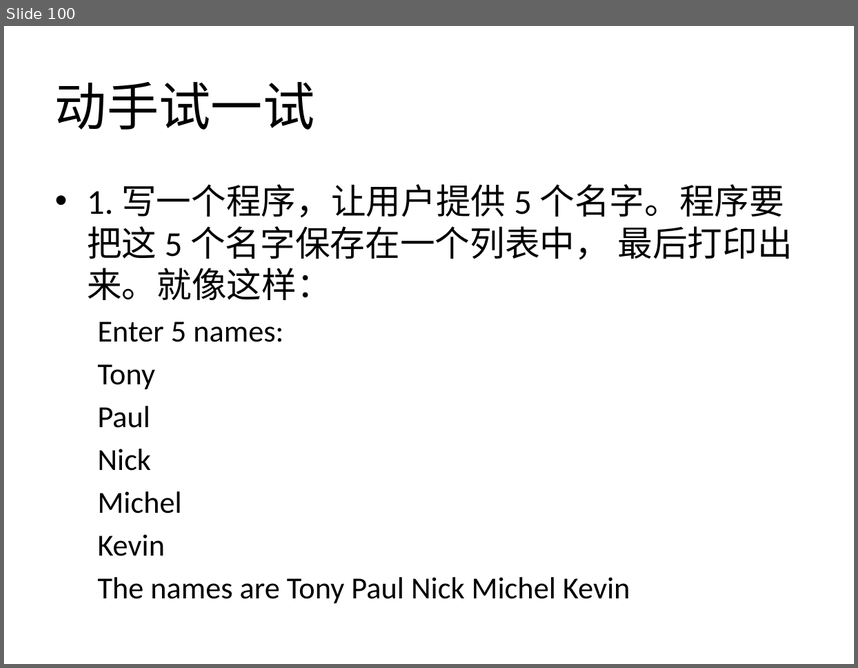
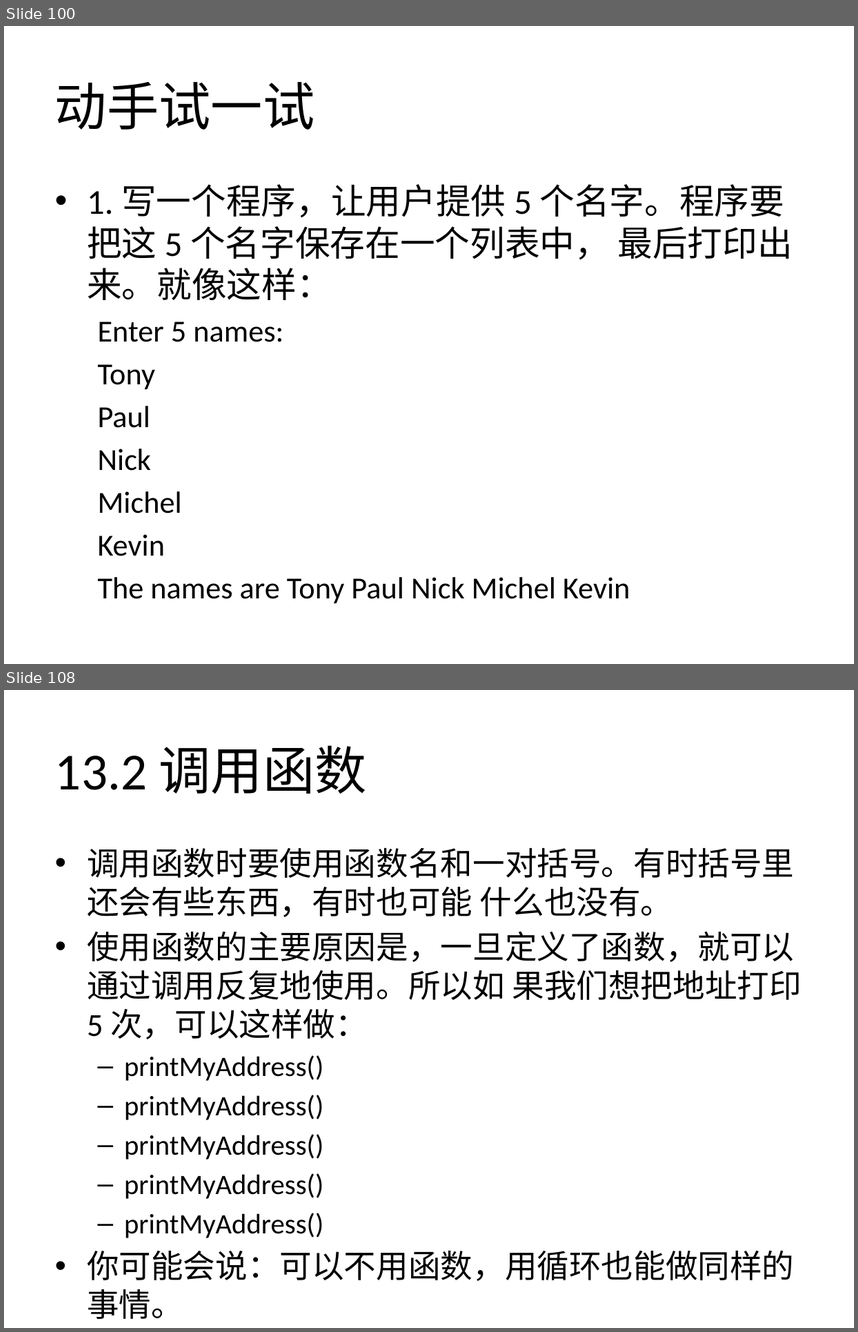
Before and after one commit to zhinan18/Python3, a slide deck: readme/Python3.pptx. Shown one above the other, each under a label of ours: slide 100 before the commit, slides 100 and 108 after it; the slides between them are not shown. The pictures are 858x668 and 858x1332 pixels, drawn with LibreOffice and Linux fonts; fonts in the diff are those of the drawing. Boxes give left, top, right and bottom in pixels: in the first picture for what was removed or moved away, otherwise in the second. Text is boxed around its words. In the diff, an @@ line names an element or a change of style, - is before the commit and + after.

```diff
--- a/readme/Python3.pptx
+++ b/readme/Python3.pptx
@@ slide 108 added at (4, 690, 854, 1328), background #FFFFFF @@
@@ title added at (55, 745, 367, 793), 44 pt, text #000000 @@
+13.2 调用函数
@@ text added at (87, 847, 801, 1319), 27.2 pt, text #000000 @@
+• 调用函数时要使用函数名和一对括号。有时括号里还会有些东西，有时也可能 什么也没有。
+• 使用函数的主要原因是，一旦定义了函数，就可以通过调用反复地使用。所以如 果我们想把地址打印 5 次，可以这样做：
+  – printMyAddress()
+  – printMyAddress()
+  – printMyAddress()
+  – printMyAddress()
+  – printMyAddress()
+• 你可能会说：可以不用函数，用循环也能做同样的事情。
```
Also in this commit, not shown: 15 other slides added.
